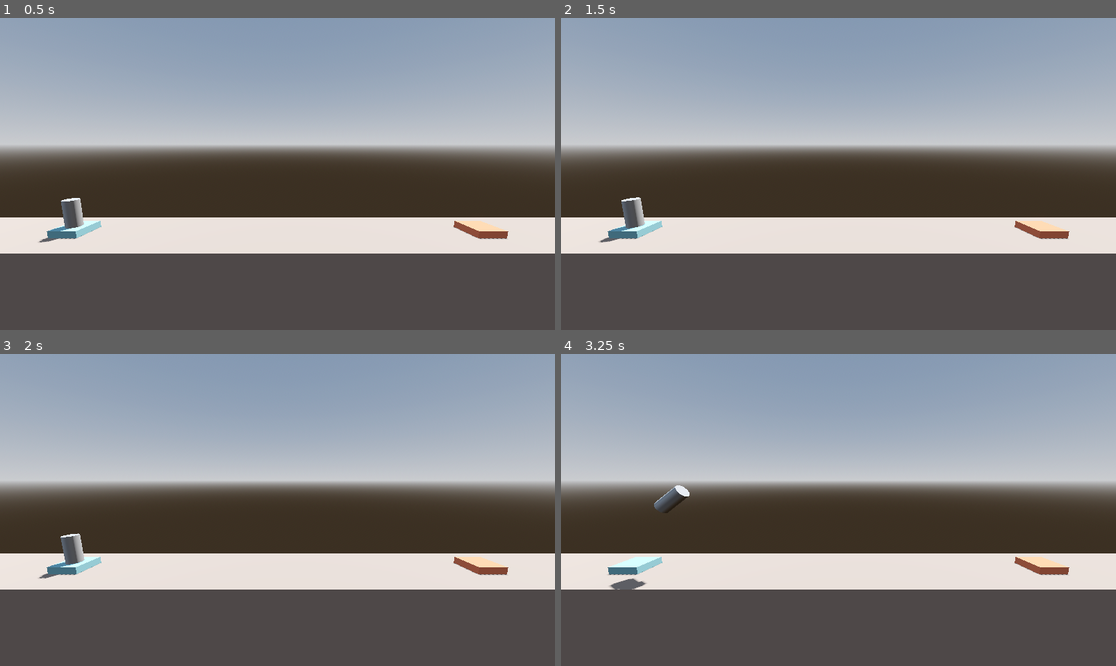
Above: before the commit, frames 1-4 (two rows, left to right).
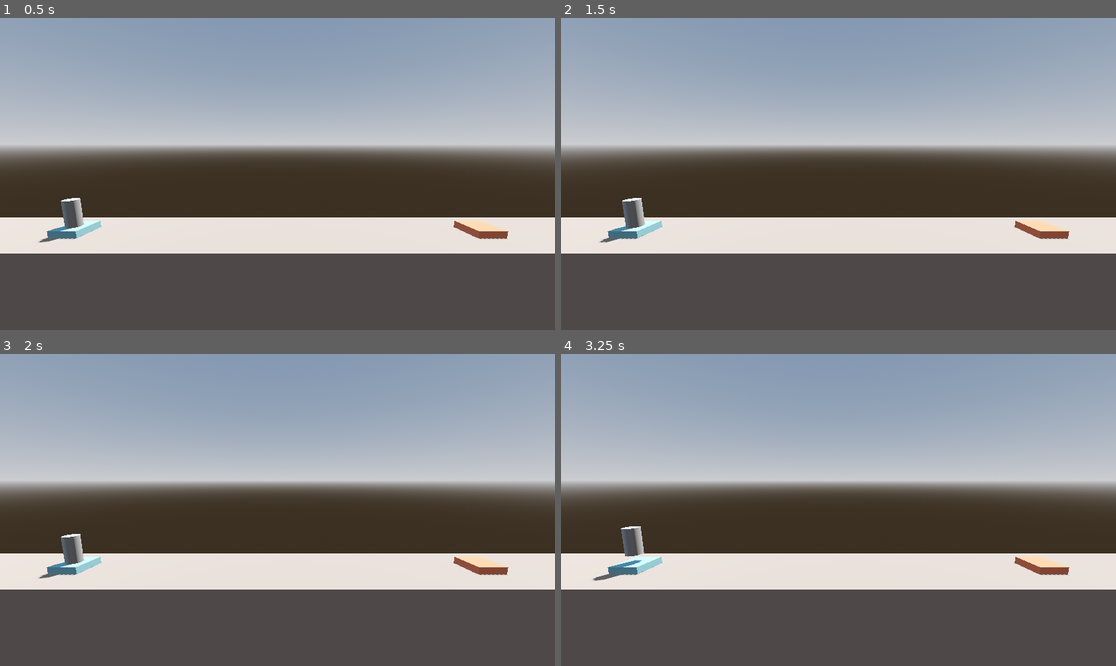
Above: after the commit, the same moments.

Repository: mikhailyoo/rocketlaunch
Game: Godot game, scene res://scenes/level/level.tscn
Same seed, same stepped clock (60 frames per second), same inputs: the game is played once before the commit and once after it.
Inputs:
- Up to frame 1 (0.5 s): no input
- Up to frame 2 (1.5 s): tap Enter (ui_accept) at 0.5, 1.35 s; hold Right (ui_right) 0.53-1.28 s; hold Enter (ui_accept) 0.53-1.28 s; hold Left (ui_left) from 1.28 s (still down)
- Up to frame 3 (2 s): keep holding Left (ui_left); tap Enter (ui_accept) at 1.52, 1.82 s
- Up to frame 4 (3.25 s): release Left (ui_left) at 2.03 s; hold Right (ui_right) 2.03-2.78 s; hold Enter (ui_accept) 2.03-2.78 s; hold Space (move_up, bound only after the commit) from 2.78 s (still down); tap Enter (ui_accept) at 2.85, 3.02 s

Frame 1 is identical in both runs. In frame 2, less than 0.1% of the frame differs, in the area x 6-16%, y 57-72%; in frame 3, less than 0.1%; in frame 4, 0.8%, in the area x 5-24%, y 42-76%.

Commit message:
lesson 5

Diff:
--- a/project.godot
+++ b/project.godot
@@ -14,3 +14,24 @@
 run/main_scene="uid://unb4uijdkwof"
 config/features=PackedStringArray("4.4", "Forward Plus")
 config/icon="res://icon.svg"
+
+[input]
+
+move_up={
+"deadzone": 0.2,
+"events": [Object(InputEventKey,"resource_local_to_scene":false,"resource_name":"","device":-1,"window_id":0,"alt_pressed":false,"shift_pressed":false,"ctrl_pressed":false,"meta_pressed":false,"pressed":false,"keycode":0,"physical_keycode":32,"key_label":0,"unicode":32,"location":0,"echo":false,"script":null)
+, Object(InputEventKey,"resource_local_to_scene":false,"resource_name":"","device":-1,"window_id":0,"alt_pressed":false,"shift_pressed":false,"ctrl_pressed":false,"meta_pressed":false,"pressed":false,"keycode":0,"physical_keycode":87,"key_label":0,"unicode":119,"location":0,"echo":false,"script":null)
+]
+}
+left={
+"deadzone": 0.2,
+"events": [Object(InputEventKey,"resource_local_to_scene":false,"resource_name":"","device":-1,"window_id":0,"alt_pressed":false,"shift_pressed":false,"ctrl_pressed":false,"meta_pressed":false,"pressed":false,"keycode":0,"physical_keycode":65,"key_label":0,"unicode":97,"location":0,"echo":false,"script":null)
+, Object(InputEventKey,"resource_local_to_scene":false,"resource_name":"","device":-1,"window_id":0,"alt_pressed":false,"shift_pressed":false,"ctrl_pressed":false,"meta_pressed":false,"pressed":false,"keycode":0,"physical_keycode":4194319,"key_label":0,"unicode":0,"location":0,"echo":false,"script":null)
+]
+}
+right={
+"deadzone": 0.2,
+"events": [Object(InputEventKey,"resource_local_to_scene":false,"resource_name":"","device":-1,"window_id":0,"alt_pressed":false,"shift_pressed":false,"ctrl_pressed":false,"meta_pressed":false,"pressed":false,"keycode":0,"physical_keycode":68,"key_label":0,"unicode":100,"location":0,"echo":false,"script":null)
+, Object(InputEventKey,"resource_local_to_scene":false,"resource_name":"","device":-1,"window_id":0,"alt_pressed":false,"shift_pressed":false,"ctrl_pressed":false,"meta_pressed":false,"pressed":false,"keycode":0,"physical_keycode":4194321,"key_label":0,"unicode":0,"location":0,"echo":false,"script":null)
+]
+}
--- a/scenes/level/level.tscn
+++ b/scenes/level/level.tscn
@@ -33,7 +33,7 @@
 transform = Transform3D(-0.866023, -0.433016, 0.250001, 0, 0.499998, 0.866027, -0.500003, 0.749999, -0.43301, 0, 0, 0)
 shadow_enabled = true
 
-[node name="Ground" type="CSGBox3D" parent="."]
+[node name="Ground" type="CSGBox3D" parent="." groups=["Obstacle"]]
 transform = Transform3D(1, 0, 0, 0, 1, 0, 0, 0, 1, 0, -5, 0)
 use_collision = true
 size = Vector3(50, 10, 6)
@@ -45,7 +45,7 @@
 size = Vector3(2, 0.5, 2)
 material = SubResource("StandardMaterial3D_h3e3j")
 
-[node name="Finish" type="CSGBox3D" parent="."]
+[node name="Finish" type="CSGBox3D" parent="." groups=["Victory"]]
 transform = Transform3D(1, 0, 0, 0, 1, 0, 0, 0, 1, 15, 0.25, 0)
 use_collision = true
 size = Vector3(2, 0.5, 2)
--- a/scenes/player/player.gd
+++ b/scenes/player/player.gd
@@ -2,11 +2,19 @@
 
 
 func _process(delta: float) -> void:
-	if Input.is_action_pressed("ui_accept"):
+	if Input.is_action_pressed("move_up"):
 		apply_central_force(basis.y * delta * 1000)
 
-	if Input.is_action_pressed("ui_left"):
+	if Input.is_action_pressed("left"):
 		apply_torque(Vector3(0.0, 0.0, 1.0) * delta * 100)
 
-	if Input.is_action_pressed("ui_right"):
+	if Input.is_action_pressed("right"):
 		apply_torque(Vector3(0.0, 0.0, -1.0) * delta * 100)
+
+
+func _on_body_entered(body: Node) -> void:
+	if "Victory" in body.get_groups():
+		print("Victory")
+
+	if "Obstacle" in body.get_groups():
+		print("You Crashed!")
--- a/scenes/player/player.tscn
+++ b/scenes/player/player.tscn
@@ -10,6 +10,8 @@
 axis_lock_linear_z = true
 axis_lock_angular_x = true
 axis_lock_angular_y = true
+contact_monitor = true
+max_contacts_reported = 5
 angular_damp = 3.0
 script = ExtResource("1_8afob")
 
@@ -18,3 +20,5 @@
 
 [node name="MeshInstance3D" type="MeshInstance3D" parent="."]
 mesh = SubResource("CylinderMesh_dovo2")
+
+[connection signal="body_entered" from="." to="." method="_on_body_entered"]
